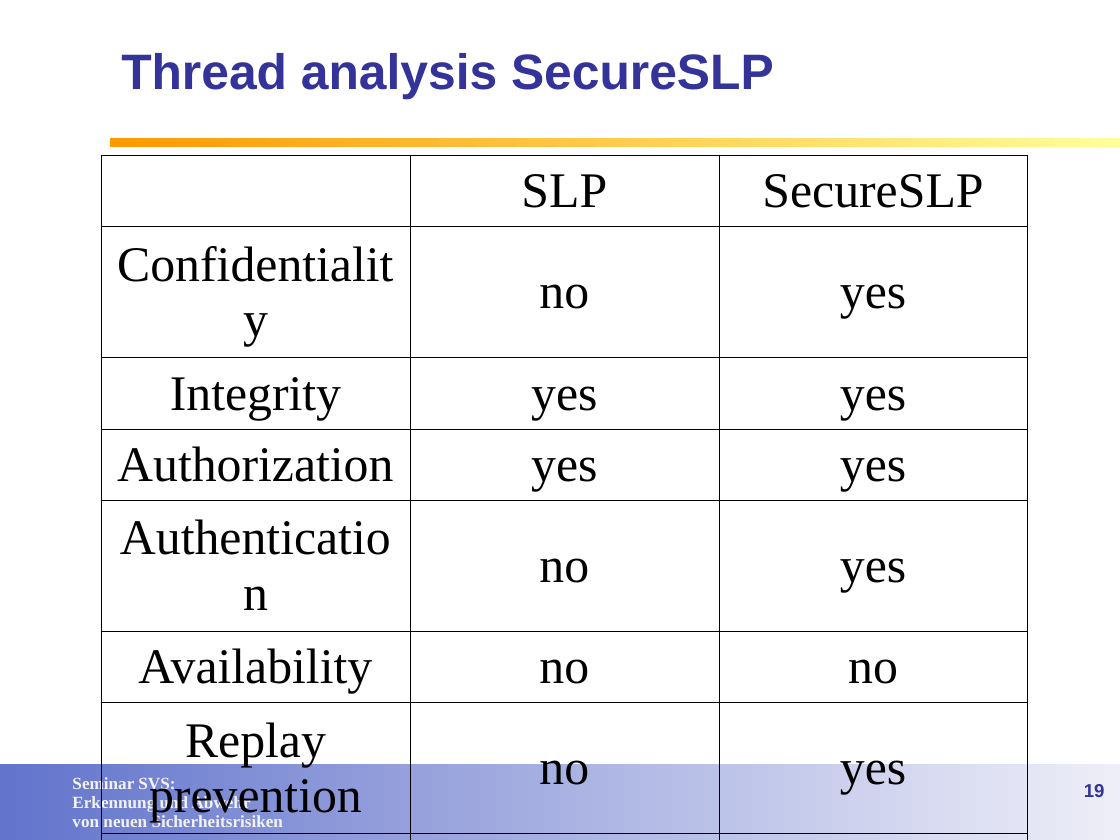
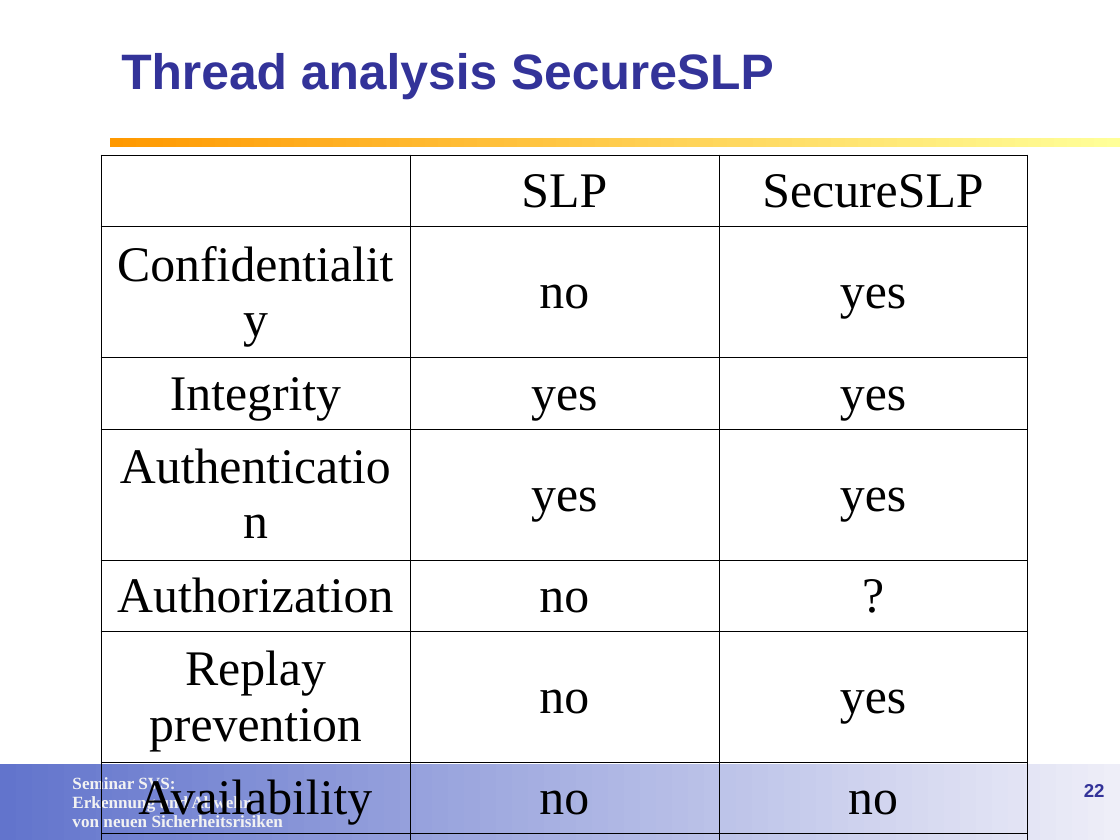
Before and after one commit to lemmy/SecuredSLP, a slide deck: slide 22 of doc/Service Discovery in open networks.ppt (slide 19 before the commit). Drawn at 1120x840 pixels with LibreOffice and Linux fonts; fonts in the diff are those of the drawing; background and template pictures are left out. Boxes give left, top, right and bottom in pixels: in the first picture for what was removed or moved away, otherwise in the second. Text is boxed around its words. In the diff, an @@ line names an element or a change of style, - is before the commit and + after.

```diff
--- a/doc/Service Discovery in open networks.ppt
+++ b/doc/Service Discovery in open networks.ppt
@@ table at (x1=101, y1=156, x2=1028, y2=828) @@
-row 4: Authorization | yes | yes
-row 5: Authentication | no | yes
+row 4: Authentication | yes | yes
+row 5: Authorization | no | ?
+row 6: Replay prevention | no | yes
-row 7: Replay prevention | no | yes
@@ page number at (x1=1084, y1=784, x2=1105, y2=797): text changed @@
-19
+22
```
Also in this commit, not shown: 5 other slides changed, 5 slides added, 2 slides removed.
